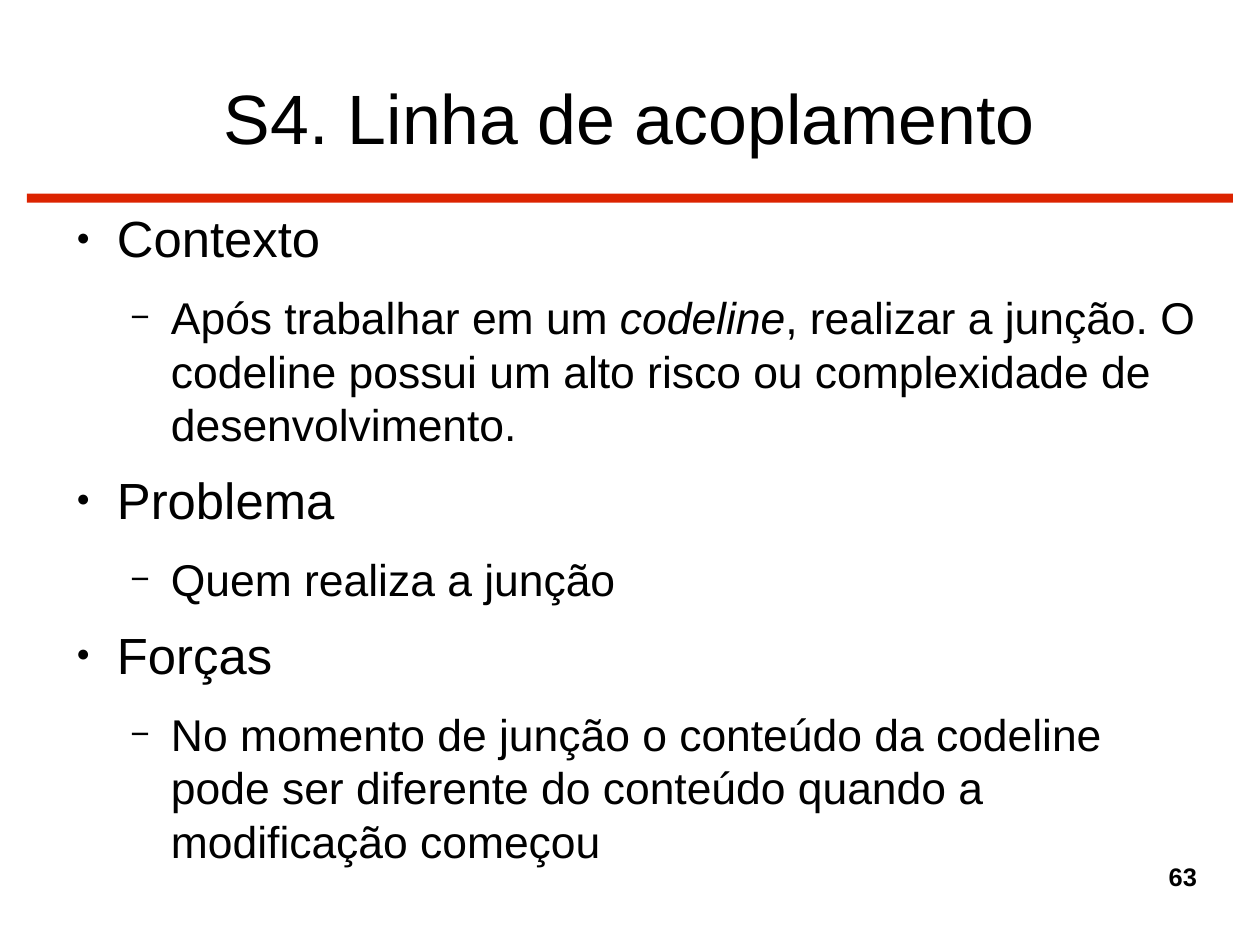
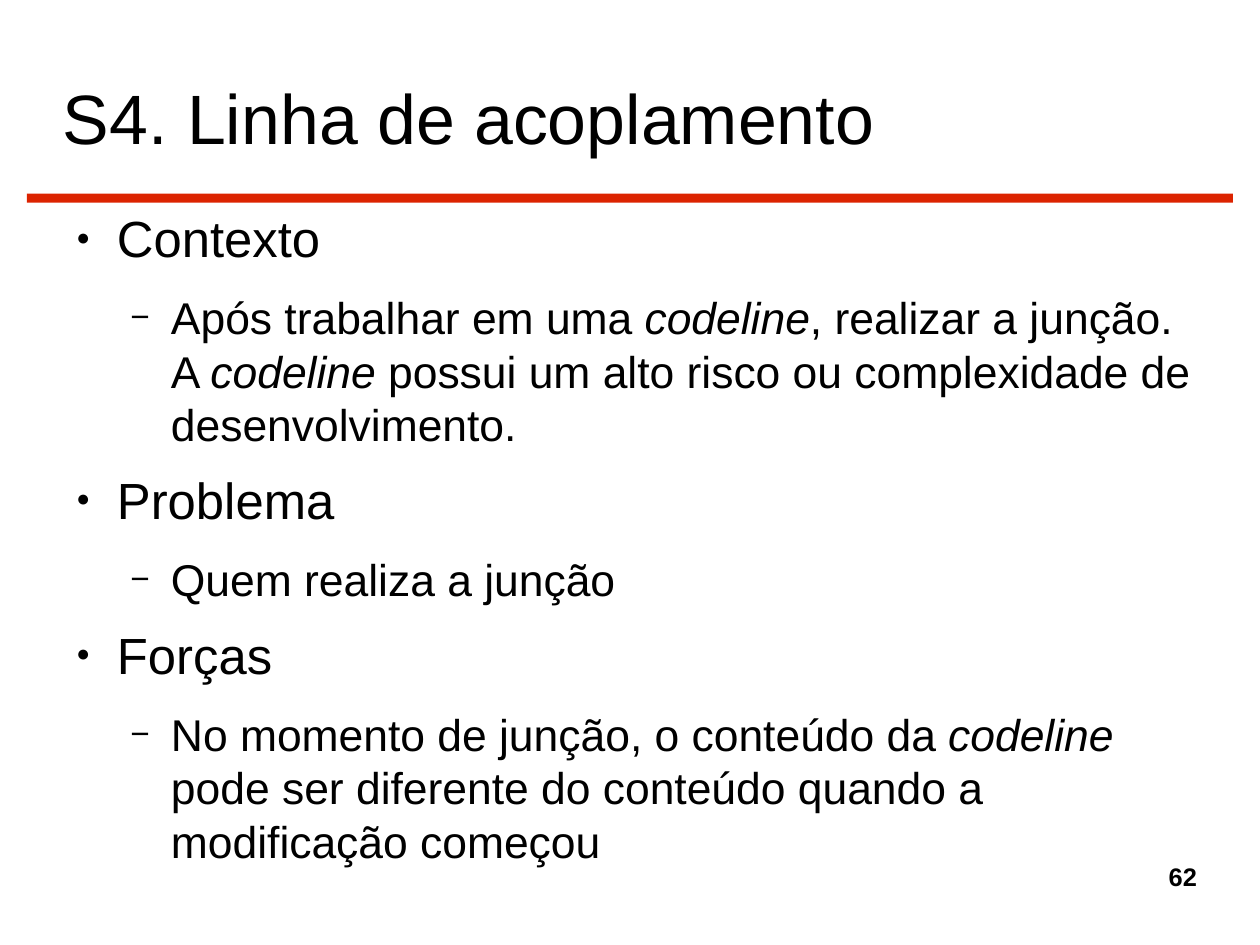
Before and after one commit to gtessa/gc20131_leitura_5, a slide deck: slide 62 of Completo.odp (slide 63 before the commit). Drawn at 1260x945 pixels with LibreOffice and Linux fonts; fonts in the diff are those of the drawing. Boxes give left, top, right and bottom in pixels: in the first picture for what was removed or moved away, otherwise in the second. Text is boxed around its words. In the diff, an @@ line names an element or a change of style, - is before the commit and + after.

```diff
--- a/Completo.odp
+++ b/Completo.odp
@@ title "S4. Linha de acoplamento" at [63,93,874,157]: alignment centre to left @@
@@ text at [171,301,1190,442]: text changed @@
-  − Após trabalhar em um codeline, realizar a junção. O codeline possui um alto risco ou complexidade de desenvolvimento.
+  − Após trabalhar em uma codeline, realizar a junção. A codeline possui um alto risco ou complexidade de desenvolvimento.
@@ text at [171,718,1113,867]: text changed @@
-  − No momento de junção o conteúdo da codeline pode ser diferente do conteúdo quando a modificação começou
+  − No momento de junção, o conteúdo da codeline pode ser diferente do conteúdo quando a modificação começou
@@ page number at [1169,868,1197,887]: text changed @@
-63
+62
```
Also in this commit, not shown: 72 other slides changed, 1 slide removed.
